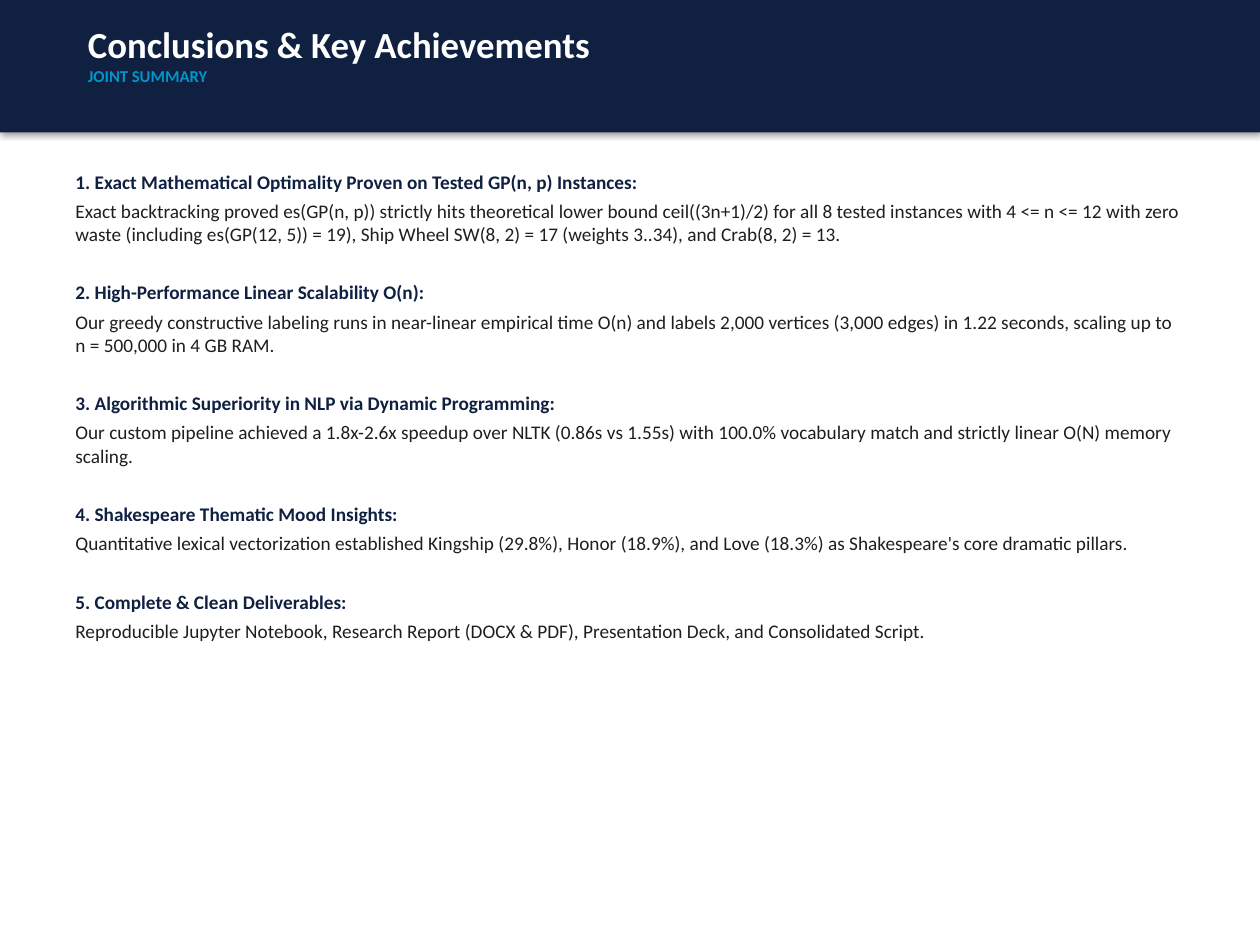
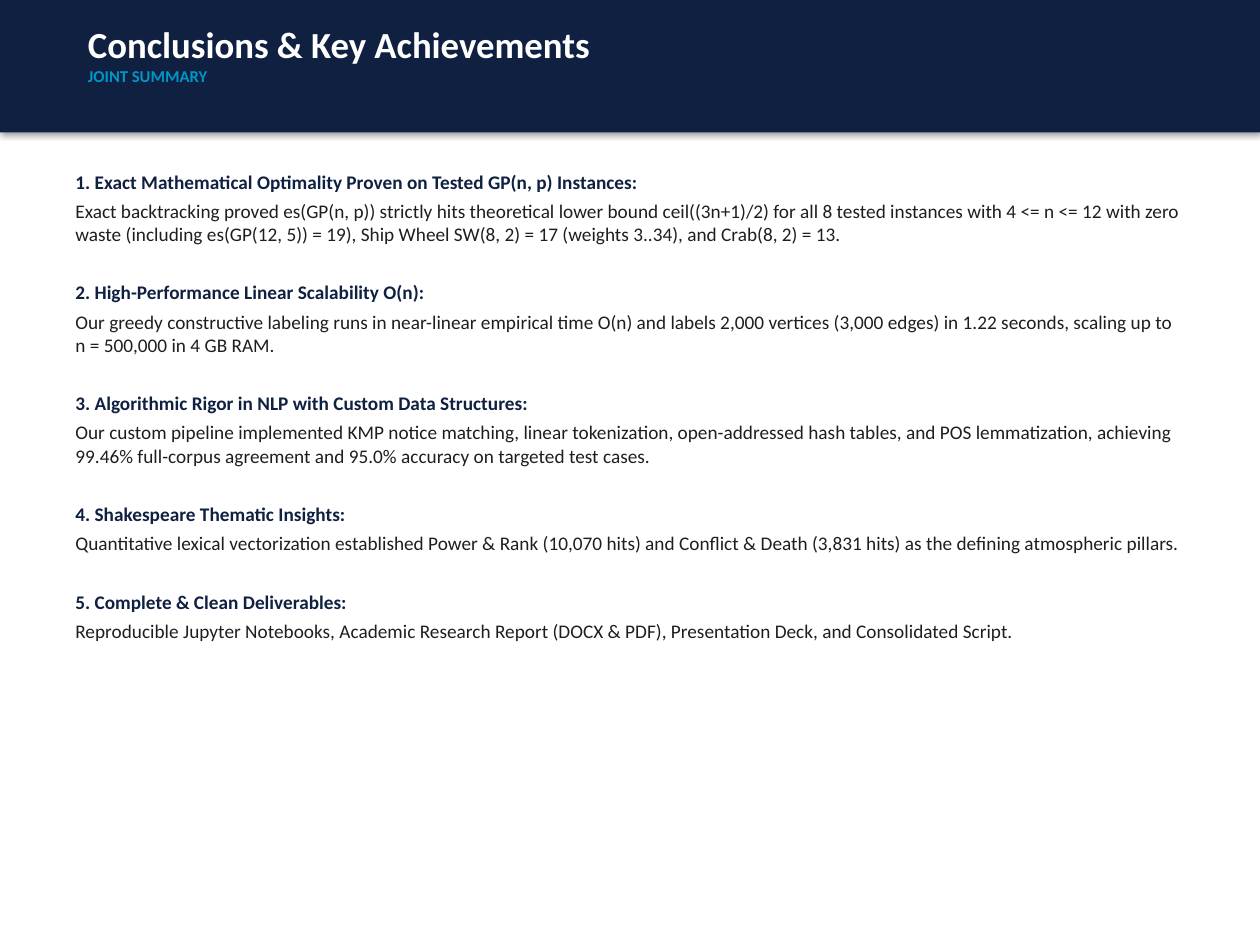
Before and after one commit to tinana2k/CS-5592---Dsng-and-Anal-Algorithms, a slide deck: slide 15 of Assignment 2/presentation/Assignment2_Presentation_Tina_and_Haoran.pptx. Drawn at 1260x945 pixels with LibreOffice and Linux fonts; fonts in the diff are those of the drawing. Boxes give left, top, right and bottom in pixels: in the first picture for what was removed or moved away, otherwise in the second. Text is boxed around its words. In the diff, an @@ line names an element or a change of style, - is before the commit and + after.

Commit message:
Integrate Problem 1 technical review fixes and Problem 2 NLP pipeline redesign across all deliverables

```diff
--- a/Assignment 2/presentation/Assignment2_Presentation_Tina_and_Haoran.pptx
+++ b/Assignment 2/presentation/Assignment2_Presentation_Tina_and_Haoran.pptx
@@ text at bbox=[75, 396, 1178, 554]: text changed @@
-3. Algorithmic Superiority in NLP via Dynamic Programming:
-Our custom pipeline achieved a 1.8x-2.6x speedup over NLTK (0.86s vs 1.55s) with 100.0% vocabulary match and strictly linear O(N) memory scaling.
-4. Shakespeare Thematic Mood Insights:
-Quantitative lexical vectorization established Kingship (29.8%), Honor (18.9%), and Love (18.3%) as Shakespeare's core dramatic pillars.
+3. Algorithmic Rigor in NLP with Custom Data Structures:
+Our custom pipeline implemented KMP notice matching, linear tokenization, open-addressed hash tables, and POS lemmatization, achieving 99.46% full-corpus agreement and 95.0% accuracy on targeted test cases.
+4. Shakespeare Thematic Insights:
+Quantitative lexical vectorization established Power & Rank (10,070 hits) and Conflict & Death (3,831 hits) as the defining atmospheric pillars.
@@ text at bbox=[75, 624, 1012, 641]: text changed @@
-Reproducible Jupyter Notebook, Research Report (DOCX & PDF), Presentation Deck, and Consolidated Script.
+Reproducible Jupyter Notebooks, Academic Research Report (DOCX & PDF), Presentation Deck, and Consolidated Script.
```
Also in this commit, not shown: 5 other slides changed, 2 slides added, 2 slides removed, 17 other files.
